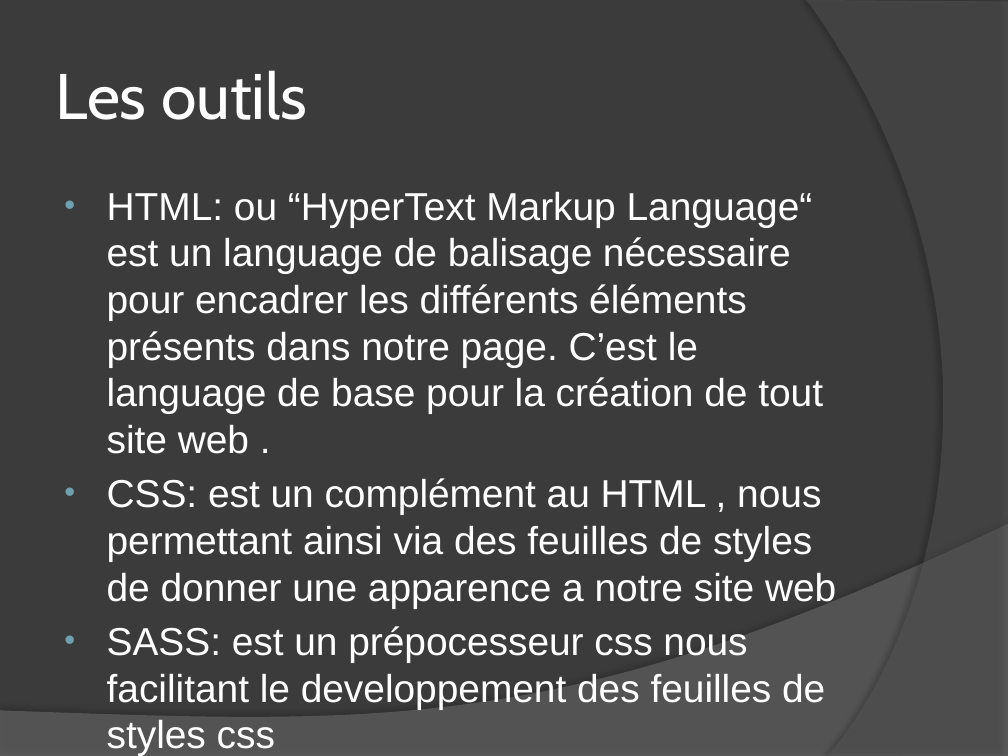
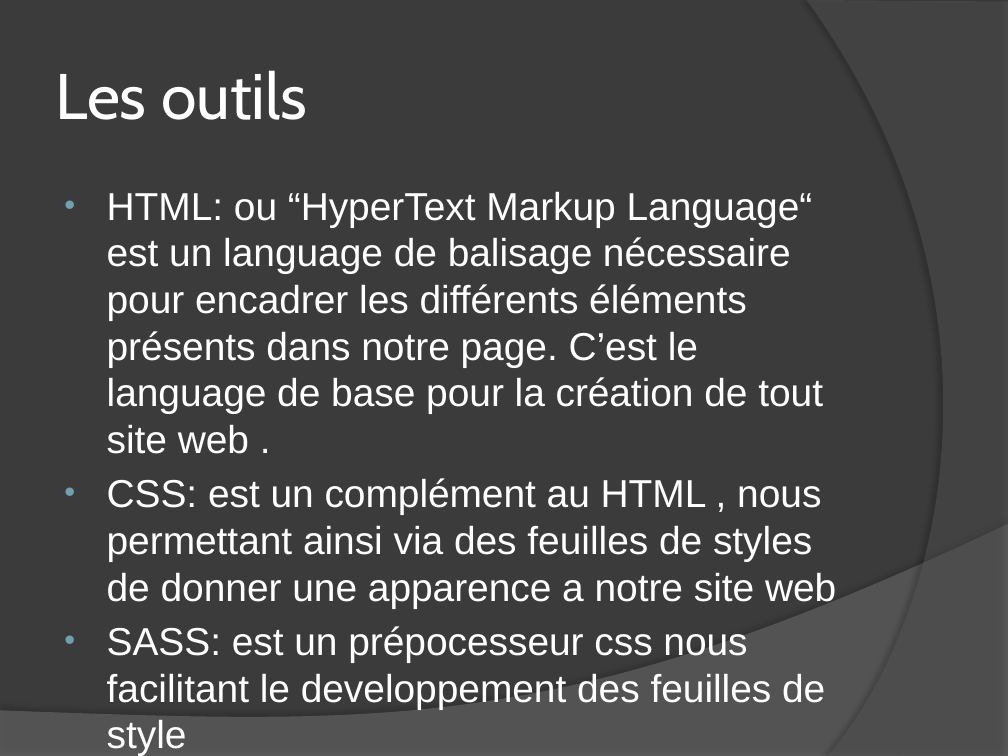
Before and after one commit to Mahamadou828/projet-op-3, a slide deck: slide 3 of Ohmyfood.pptx. Drawn at 1008x756 pixels with LibreOffice and Linux fonts; fonts in the diff are those of the drawing. Boxes give left, top, right and bottom in pixels: in the first picture for what was removed or moved away, otherwise in the second. Text is boxed around its words. In the diff, an @@ line names an element or a change of style, - is before the commit and + after.

```diff
--- a/Ohmyfood.pptx
+++ b/Ohmyfood.pptx
@@ text at (107, 626, 825, 755): text changed @@
-• SASS: est un prépocesseur css nous facilitant le developpement des feuilles de styles css
+• SASS: est un prépocesseur css nous facilitant le developpement des feuilles de style
```
Also in this commit, not shown: 6 other slides changed, 13 other files.
